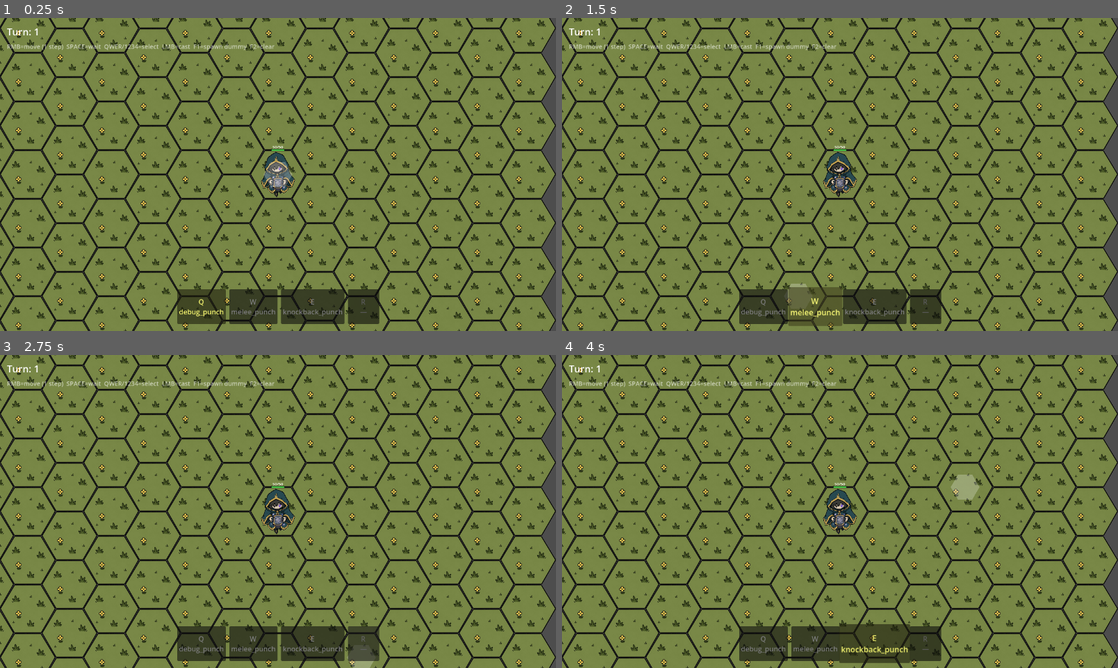
Above: before the commit, frames 1-4 (two rows, left to right).
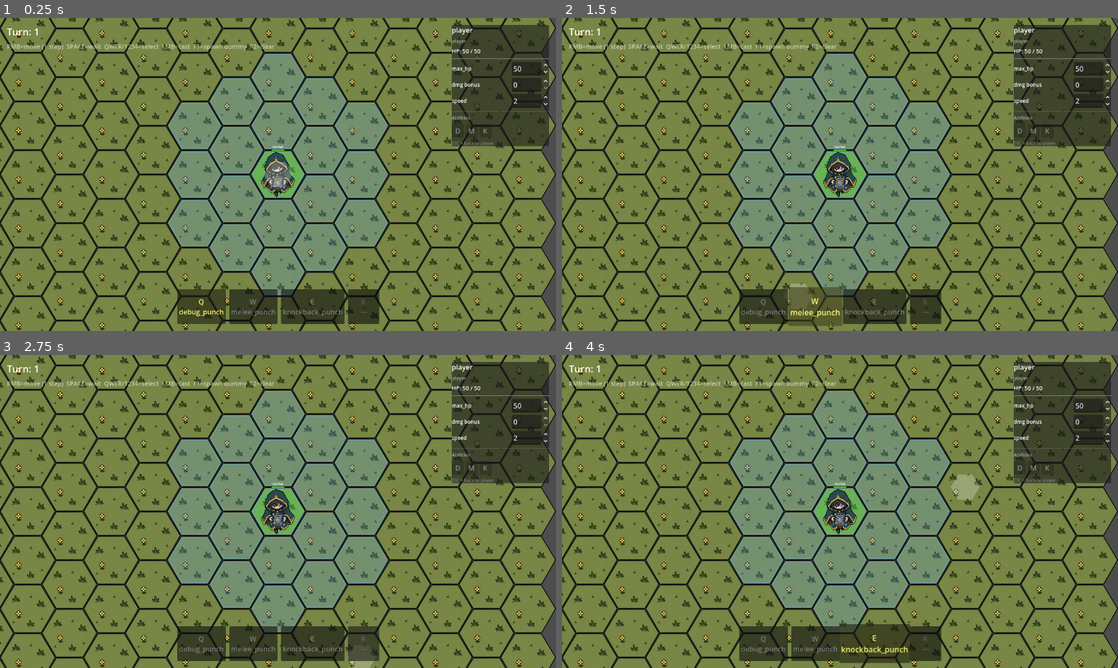
Above: after the commit, the same moments.

Repository: TortikP/GameJamProject
Game: Godot game, scene res://scenes/dev/godmode.tscn
Two runs of this game, one before a commit and one after it. Both use one fixed random seed, a clock stepped at 60 frames per second and the inputs below. This scene is started directly instead of the project's main scene.
Inputs (mouse positions are in pixels of both pictures, inside the frame that each line leads up to):
- Up to frame 1 (0.25 s): no input
- Up to frame 2 (1.5 s): click "Q debug_punch" at 0.5 s; click "W melee_punch" at 1.25 s
- Up to frame 3 (2.75 s): click "R —" at 2 s
- Up to frame 4 (4 s): click "E knockback_punch" at 2.75 s; tap Enter at 3.5 s; move the mouse to (962, 495) at 3.52 s; hold D (hex_move_bottom_right) from 3.53 s (still down); tap S (hex_move_bottom) at 3.6 s; click (962, 495) at 3.67 s

The runs differ from the first frame. In frame 1, 26% of the frame differs, in the area x 30-99%, y 2-89%; in frame 2, 26%; in frame 3, 26%; in frame 4, 26%.

Commit message:
feat(006): actors info window — inspector + move overlay + speed/damage_bonus
Core model:
- Actor: +speed (int=1), +damage_bonus (int=0), +get/set_abilities()
- DamageEffect.apply: max(0, amount + caster.damage_bonus) [KEEP IN SYNC]
- Ability.predicted_damage_to: same formula [KEEP IN SYNC]
- HexGrid.reachable_within(from, max_steps, occupied) — BFS

Mechanics:
- godmode_controller._request_move: speed-aware (path.size-1 <= player.speed)
- player.tscn: speed = 2 override

Presentation:
- move_range_overlay.gd: Polygon2D hex highlights for selected actor's reach
  (ally=blue, enemy=red, self=green accent)
- actor_inspector.gd + actor_inspector.tscn: PanelContainer TR
  - actor_id / team / HP label
  - SpinBox: max_hp [1-200], damage_bonus [0-50], speed [0-6]
  - Abilities row: pips (first letter) with tooltip (id + effect kind/amount)
  - ESC hint label

Wiring:
- godmode.tscn: MoveRangeOverlay under HexGrid, ActorInspector in HUD
- LMB new logic: cast if can_apply → else select hovered actor → else deselect
- ESC: deselect to player
- F2: deselect to player after clear
- manekin_view: set_abilities([attack_ability_id]) in _ready
- _seed_slots: player.set_abilities([filled slot ids])

Diff:
--- /dev/null
+++ b/scenes/dev/actor_inspector.tscn
@@ -0,0 +1,104 @@
+[gd_scene load_steps=2 format=3 uid="uid://actor_inspector_001"]
+
+[ext_resource type="Script" path="res://scripts/presentation/godmode/actor_inspector.gd" id="1_inspector"]
+
+[node name="ActorInspector" type="PanelContainer"]
+script = ExtResource("1_inspector")
+anchors_preset = 1
+anchor_left = 1.0
+anchor_top = 0.0
+anchor_right = 1.0
+anchor_bottom = 0.0
+offset_left = -240.0
+offset_top = 16.0
+offset_right = -16.0
+offset_bottom = 16.0
+grow_horizontal = 0
+grow_vertical = 1
+
+[node name="VBox" type="VBoxContainer" parent="."]
+layout_mode = 2
+theme_override_constants/separation = 6
+
+[node name="LabelId" type="Label" parent="VBox"]
+layout_mode = 2
+text = "—"
+theme_override_font_sizes/font_size = 16
+
+[node name="LabelTeam" type="Label" parent="VBox"]
+layout_mode = 2
+text = "team"
+theme_override_font_sizes/font_size = 11
+theme_override_colors/font_color = Color(0.65, 0.65, 0.65, 1)
+
+[node name="LabelHp" type="Label" parent="VBox"]
+layout_mode = 2
+text = "HP: — / —"
+theme_override_font_sizes/font_size = 13
+
+[node name="Separator" type="HSeparator" parent="VBox"]
+layout_mode = 2
+
+[node name="RowMaxHp" type="HBoxContainer" parent="VBox"]
+layout_mode = 2
+
+[node name="LabelMaxHp" type="Label" parent="VBox/RowMaxHp"]
+layout_mode = 2
+text = "max_hp"
+size_flags_horizontal = 3
+theme_override_font_sizes/font_size = 12
+
+[node name="SpinMaxHp" type="SpinBox" parent="VBox/RowMaxHp"]
+layout_mode = 2
+min_value = 1.0
+max_value = 200.0
+value = 100.0
+
+[node name="RowDamage" type="HBoxContainer" parent="VBox"]
+layout_mode = 2
+
+[node name="LabelDamage" type="Label" parent="VBox/RowDamage"]
+layout_mode = 2
+text = "dmg bonus"
+size_flags_horizontal = 3
+theme_override_font_sizes/font_size = 12
+
+[node name="SpinDamage" type="SpinBox" parent="VBox/RowDamage"]
+layout_mode = 2
+min_value = 0.0
+max_value = 50.0
+value = 0.0
+
+[node name="RowSpeed" type="HBoxContainer" parent="VBox"]
+layout_mode = 2
+
+[node name="LabelSpeed" type="Label" parent="VBox/RowSpeed"]
+layout_mode = 2
+text = "speed"
+size_flags_horizontal = 3
+theme_override_font_sizes/font_size = 12
+
+[node name="SpinSpeed" type="SpinBox" parent="VBox/RowSpeed"]
+layout_mode = 2
+min_value = 0.0
+max_value = 6.0
+value = 1.0
+
+[node name="Separator2" type="HSeparator" parent="VBox"]
+layout_mode = 2
+
+[node name="LabelAbilities" type="Label" parent="VBox"]
+layout_mode = 2
+text = "Abilities"
+theme_override_font_sizes/font_size = 11
+theme_override_colors/font_color = Color(0.65, 0.65, 0.65, 1)
+
+[node name="AbilitiesRow" type="HBoxContainer" parent="VBox"]
+layout_mode = 2
+theme_override_constants/separation = 4
+
+[node name="HintLabel" type="Label" parent="VBox"]
+layout_mode = 2
+text = "ESC = back to player"
+theme_override_font_sizes/font_size = 10
+theme_override_colors/font_color = Color(0.5, 0.5, 0.5, 1)
--- a/scenes/dev/godmode.tscn
+++ b/scenes/dev/godmode.tscn
@@ -7,6 +7,8 @@
 [ext_resource type="Script" path="res://scripts/presentation/slot_bar.gd" id="5_slotbar"]
 [ext_resource type="Script" path="res://scripts/presentation/hex_cursor.gd" id="6_hexcursor"]
 [ext_resource type="Script" path="res://scripts/presentation/godmode/godmode_camera.gd" id="7_camera"]
+[ext_resource type="Script" path="res://scripts/presentation/godmode/move_range_overlay.gd" id="8_overlay"]
+[ext_resource type="PackedScene" path="res://scenes/dev/actor_inspector.tscn" id="9_inspector"]
 
 [node name="Godmode" type="Node2D"]
 
@@ -25,6 +27,10 @@
 color = Color(1, 1, 1, 0.25)
 grid = NodePath("..")
 
+[node name="MoveRangeOverlay" type="Node2D" parent="HexGrid"]
+script = ExtResource("8_overlay")
+z_index = 2
+
 [node name="ActorRegistry" type="Node" parent="."]
 script = ExtResource("3_registry")
 
@@ -33,6 +39,8 @@
 grid = NodePath("../HexGrid")
 registry = NodePath("../ActorRegistry")
 slot_bar = NodePath("../HUD/SlotBar")
+inspector_path = NodePath("../HUD/ActorInspector")
+overlay_path = NodePath("../HexGrid/MoveRangeOverlay")
 
 [node name="HUD" type="CanvasLayer" parent="."]
 
@@ -68,3 +76,5 @@
 grow_horizontal = 2
 grow_vertical = 0
 alignment = 1
+
+[node name="ActorInspector" parent="HUD" instance=ExtResource("9_inspector")]
--- a/scenes/dev/player.tscn
+++ b/scenes/dev/player.tscn
@@ -9,6 +9,7 @@
 actor_id = &"player"
 max_hp = 50
 team = &"player"
+speed = 2
 
 [node name="Body" type="Sprite2D" parent="."]
 texture = ExtResource("2_sprite")
--- a/scripts/core/abilities/ability.gd
+++ b/scripts/core/abilities/ability.gd
@@ -31,9 +31,11 @@
 ## Best-effort damage forecast for hover-preview UI. Currently just reads
 ## DamageEffect.amount; returns 0 for non-damage effects. Modifiers can
 ## later expose a multiplier hook if needed (jam scope: skip).
-func predicted_damage_to(_caster: Actor, _target: Actor, _ctx: Dictionary) -> int:
+func predicted_damage_to(caster: Actor, _target: Actor, _ctx: Dictionary) -> int:
 	if effect is DamageEffect:
-		return (effect as DamageEffect).amount
+		# KEEP IN SYNC with DamageEffect.apply
+		var bonus: int = 0 if caster == null else caster.damage_bonus
+		return maxi(0, (effect as DamageEffect).amount + bonus)
 	return 0
 
 
--- a/scripts/core/abilities/effects/damage_effect.gd
+++ b/scripts/core/abilities/effects/damage_effect.gd
@@ -5,5 +5,7 @@
 @export var amount: int = 1
 
 
-func apply(_caster: Actor, target: Actor, _ctx: Dictionary) -> void:
-	target.take_damage(amount)
+func apply(caster: Actor, target: Actor, _ctx: Dictionary) -> void:
+	# KEEP IN SYNC with Ability.predicted_damage_to
+	var bonus: int = 0 if caster == null else caster.damage_bonus
+	target.take_damage(maxi(0, amount + bonus))
--- a/scripts/core/actors/actor.gd
+++ b/scripts/core/actors/actor.gd
@@ -20,9 +20,22 @@
 @export var actor_id: StringName = &""
 @export var max_hp: int = 100
 @export var team: StringName = &"neutral"   # &"player" / &"enemy" / &"neutral"
+@export var speed: int = 1                  # hex steps per turn (0 = immobile)
+@export var damage_bonus: int = 0           # flat bonus added to any DamageEffect cast by this actor
 
 var hp: int = 0
 var _dead: bool = false
+var _ability_ids: Array[StringName] = []
+
+
+## Returns ability ids available to this actor (set externally by controller or subclass).
+func get_abilities() -> Array[StringName]:
+	return _ability_ids
+
+
+## Called by controller/subclass to declare which abilities this actor has.
+func set_abilities(ids: Array[StringName]) -> void:
+	_ability_ids = ids
 
 
 func _ready() -> void:
--- a/scripts/core/arena/hex_grid.gd
+++ b/scripts/core/arena/hex_grid.gd
@@ -295,6 +295,33 @@
 	return Vector2i(_grid_width, _grid_height)
 
 
+## BFS: returns all coords reachable from `from` in at most `max_steps` walkable steps,
+## excluding `from` itself. `occupied` is an optional Array[Vector2i] of coords to treat
+## as blocked (other actors' positions). Pass [] to ignore occupancy.
+func reachable_within(from: Vector2i, max_steps: int, occupied: Array) -> Array[Vector2i]:
+	var result: Array[Vector2i] = []
+	if max_steps <= 0:
+		return result
+	var visited: Dictionary = { from: true }
+	var frontier: Array[Vector2i] = [from]
+	for _step in max_steps:
+		var next: Array[Vector2i] = []
+		for coord in frontier:
+			for nb in _get_walkable_neighbours(coord):
+				if visited.has(nb):
+					continue
+				if occupied.has(nb):
+					visited[nb] = true  # mark visited so we don't path through, but don't add to result
+					continue
+				visited[nb] = true
+				result.append(nb)
+				next.append(nb)
+		frontier = next
+		if frontier.is_empty():
+			break
+	return result
+
+
 # ── Overlay effects API ──────────────────────────────────────────────────────
 
 func add_overlay_effect(coord: Vector2i, effect_id: StringName) -> void:
--- /dev/null
+++ b/scripts/presentation/godmode/actor_inspector.gd
@@ -0,0 +1,179 @@
+extends PanelContainer
+## ActorInspector — right-side info panel showing the selected Actor's stats
+## and abilities. Stats are editable (SpinBox) for sandbox tuning.
+## Abilities are shown as labelled pips with tooltips.
+##
+## bind(actor)   — attach to a new actor (rebinds signals)
+## unbind()      — detach, hides panel
+## get_bound()   — returns current bound Actor (null if none)
+
+const GameLogger = preload("res://scripts/infrastructure/game_logger.gd")
+
+signal speed_changed(actor: Actor)   # emitted when inspector changes actor.speed
+
+var _actor: Actor = null
+
+# UI nodes — resolved in _ready, all must exist in actor_inspector.tscn
+@onready var _label_id: Label        = $VBox/LabelId
+@onready var _label_team: Label      = $VBox/LabelTeam
+@onready var _label_hp: Label        = $VBox/LabelHp
+@onready var _spin_max_hp: SpinBox   = $VBox/RowMaxHp/SpinMaxHp
+@onready var _spin_damage: SpinBox   = $VBox/RowDamage/SpinDamage
+@onready var _spin_speed: SpinBox    = $VBox/RowSpeed/SpinSpeed
+@onready var _abilities_row: HBoxContainer = $VBox/AbilitiesRow
+
+
+func _ready() -> void:
+	hide()
+	_setup_spinbox_ranges()
+
+
+func _setup_spinbox_ranges() -> void:
+	_spin_max_hp.min_value  = 1;   _spin_max_hp.max_value  = 200; _spin_max_hp.step  = 1
+	_spin_damage.min_value  = 0;   _spin_damage.max_value  = 50;  _spin_damage.step  = 1
+	_spin_speed.min_value   = 0;   _spin_speed.max_value   = 6;   _spin_speed.step   = 1
+	_spin_max_hp.rounded  = true
+	_spin_damage.rounded  = true
+	_spin_speed.rounded   = true
+
+
+func get_bound() -> Actor:
+	return _actor
+
+
+func bind(actor: Actor) -> void:
+	if _actor != null:
+		_disconnect_actor()
+	_actor = actor
+	if actor == null:
+		hide()
+		return
+
+	# Populate static fields
+	_label_id.text   = String(actor.actor_id)
+	_label_team.text = String(actor.team)
+
+	# SpinBox values — use set_value_no_signal to avoid triggering value_changed
+	_spin_max_hp.set_value_no_signal(actor.max_hp)
+	_spin_damage.set_value_no_signal(actor.damage_bonus)
+	_spin_speed.set_value_no_signal(actor.speed)
+
+	# Connect signals
+	actor.damaged.connect(_on_actor_damaged)
+	actor.died.connect(_on_actor_died, CONNECT_ONE_SHOT)
+	_spin_max_hp.value_changed.connect(_on_max_hp_changed)
+	_spin_damage.value_changed.connect(_on_damage_changed)
+	_spin_speed.value_changed.connect(_on_speed_changed)
+
+	_refresh_hp_label()
+	_rebuild_abilities()
+	show()
+
+
+func unbind() -> void:
+	if _actor != null:
+		_disconnect_actor()
+	_actor = null
+	hide()
+
+
+func _disconnect_actor() -> void:
+	if not is_instance_valid(_actor):
+		_actor = null
+		return
+	if _actor.damaged.is_connected(_on_actor_damaged):
+		_actor.damaged.disconnect(_on_actor_damaged)
+	# died was CONNECT_ONE_SHOT — auto-disconnects after fire, no manual needed
+	if _spin_max_hp.value_changed.is_connected(_on_max_hp_changed):
+		_spin_max_hp.value_changed.disconnect(_on_max_hp_changed)
+	if _spin_damage.value_changed.is_connected(_on_damage_changed):
+		_spin_damage.value_changed.disconnect(_on_damage_changed)
+	if _spin_speed.value_changed.is_connected(_on_speed_changed):
+		_spin_speed.value_changed.disconnect(_on_speed_changed)
+
+
+func _refresh_hp_label() -> void:
+	if _actor == null:
+		return
+	_label_hp.text = "HP: %d / %d" % [_actor.hp, _actor.max_hp]
+
+
+## Rebuild the abilities row from actor.get_abilities().
+func _rebuild_abilities() -> void:
+	# Clear previous pips
+	for child in _abilities_row.get_children():
+		child.queue_free()
+	if _actor == null:
+		return
+	var ids: Array[StringName] = _actor.get_abilities()
+	if ids.is_empty():
+		var none_lbl := Label.new()
+		none_lbl.text = "—"
+		none_lbl.add_theme_color_override("font_color", Color(0.5, 0.5, 0.5))
+		_abilities_row.add_child(none_lbl)
+		return
+	for id in ids:
+		var pip := _make_ability_pip(id)
+		_abilities_row.add_child(pip)
+
+
+func _make_ability_pip(ability_id: StringName) -> Button:
+	var btn := Button.new()
+	btn.text = String(ability_id).substr(0, 1).to_upper()
+	btn.disabled = true
+	btn.focus_mode = Control.FOCUS_NONE
+	btn.custom_minimum_size = Vector2(28, 28)
+	btn.tooltip_text = _build_tooltip(ability_id)
+	return btn
+
+
+func _build_tooltip(ability_id: StringName) -> String:
+	# Try to get the ability from AbilityDatabase for richer info
+	var ability: Ability = AbilityDatabase.get_ability(ability_id)
+	if ability == null:
+		return String(ability_id)
+	var lines: Array[String] = []
+	lines.append(String(ability_id))
+	if ability.effect != null:
+		if ability.effect is DamageEffect:
+			lines.append("Damage: %d" % (ability.effect as DamageEffect).amount)
+		else:
+			lines.append("Effect: %s" % ability.effect.get_class())
+	if ability.target != null:
+		lines.append("Target: %s" % ability.target.get_class())
+	return "\n".join(lines)
+
+
+# ── SpinBox handlers ──────────────────────────────────────────────────────────
+
+func _on_max_hp_changed(value: float) -> void:
+	if _actor == null:
+		return
+	_actor.max_hp = int(value)
+	_actor.hp     = mini(_actor.hp, _actor.max_hp)
+	_refresh_hp_label()
+
+
+func _on_damage_changed(value: float) -> void:
+	if _actor == null:
+		return
+	_actor.damage_bonus = int(value)
+
+
+func _on_speed_changed(value: float) -> void:
+	if _actor == null:
+		return
+	_actor.speed = int(value)
+	speed_changed.emit(_actor)
+
+
+# ── Actor signal handlers ─────────────────────────────────────────────────────
+
+func _on_actor_damaged(_id: StringName, _amount: int, _hp_left: int) -> void:
+	_refresh_hp_label()
+
+
+func _on_actor_died(_id: StringName) -> void:
+	# Controller listens to EventBus.actor_died and calls _deselect_to_player.
+	# We just hide here to avoid showing stale data if controller is slow.
+	hide()
--- a/scripts/presentation/godmode/godmode_controller.gd
+++ b/scripts/presentation/godmode/godmode_controller.gd
@@ -30,8 +30,13 @@
 @export var registry: ActorRegistry
 @export var player: Actor
 @export var slot_bar: NodePath  # path to HBoxContainer with slot_bar.gd
+@export var inspector_path: NodePath
+@export var overlay_path: NodePath
 
 var _slot_bar_node: Node
+var _inspector: Node      # ActorInspector
+var _overlay: Node        # MoveRangeOverlay
+var _selected: Actor      # currently inspected actor (default: player)
 var _next_manekin_idx: int = 1
 var _world_processing: bool = false  # true while AI takes its turn — locks player input
 
@@ -91,13 +96,31 @@
 	if _slot_bar_node != null and _slot_bar_node.has_signal("slot_activated"):
 		_slot_bar_node.slot_activated.connect(_on_slot_activated)
 
+	# Inspector + overlay — resolve
+	if not inspector_path.is_empty():
+		_inspector = get_node_or_null(inspector_path)
+	if _inspector == null:
+		_inspector = get_tree().root.find_child("ActorInspector", true, false)
+	if not overlay_path.is_empty():
+		_overlay = get_node_or_null(overlay_path)
+	if _overlay == null:
+		_overlay = grid.get_node_or_null("MoveRangeOverlay")
+	if _overlay != null and _overlay.has_method("setup"):
+		_overlay.setup(grid)
+	if _inspector != null and _inspector.has_signal("speed_changed"):
+		_inspector.speed_changed.connect(_on_inspector_speed_changed)
+
 	# Reset turn counter for this session
 	TurnManager.reset()
 	# Force HUD to show initial value — also deferred so TurnLabel has connected.
 	_emit_initial_turn.call_deferred()
 
+	# Default selection = player (deferred so player node is fully initialised)
+	_select_deferred.call_deferred()
+
 	# AI: enemies act each world turn
 	EventBus.world_turn_ended.connect(_on_world_turn_ended)
+	EventBus.actor_died.connect(_on_actor_died_for_selection)
 
 	GameLogger.info("Godmode", "ready. RMB=move, LMB/QWER/1234=select, LMB=cast, F1=spawn, F2=clear")
 
@@ -136,10 +159,49 @@
 	if knockback_punch != null:
 		_slot_bar_node.set_slot(2, knockback_punch)
 	_slot_bar_node.set_active(0)
+	# Sync player abilities for inspector display
+	var ids: Array[StringName] = []
+	for i in 4:
+		var ab: Ability = _slot_bar_node.get_slot(i) as Ability
+		if ab != null:
+			ids.append(ab.id)
+	player.set_abilities(ids)
 
 
 func _emit_initial_turn() -> void:
 	EventBus.world_turn_ended.emit(TurnManager.current())
+
+
+func _select_deferred() -> void:
+	_select(player)
+
+
+# ── Selection / Inspector / Overlay ──────────────────────────────────────────
+
+func _select(actor: Actor) -> void:
+	_selected = actor
+	if _inspector != null and _inspector.has_method("bind"):
+		_inspector.bind(actor)
+	_refresh_overlay()
+
+
+func _deselect_to_player() -> void:
+	_select(player)
+
+
+func _refresh_overlay() -> void:
+	if _overlay == null or _selected == null:
+		return
+	_overlay.show_for(_selected, registry)
+
+
+func _on_inspector_speed_changed(_actor: Actor) -> void:
+	_refresh_overlay()
+
+
+func _on_actor_died_for_selection(id: StringName) -> void:
+	if _selected != null and _selected.actor_id == id:
+		_deselect_to_player()
 
 
 # ── Input ────────────────────────────────────────────────────────────────────
@@ -189,6 +251,11 @@
 
 
 func _unhandled_input(event: InputEvent) -> void:
+	if event is InputEventKey and (event as InputEventKey).pressed:
+		if (event as InputEventKey).keycode == KEY_ESCAPE:
+			_deselect_to_player()
+			get_viewport().set_input_as_handled()
+			return
 	if event.is_action_pressed("godmode_spawn_dummy"):
 		_spawn_manekin()
 		get_viewport().set_input_as_handled()
@@ -244,21 +311,44 @@
 	if grid.get_actor_at(coord) != &"":
 		GameLogger.info("Godmode", "occupied: %s" % str(coord))
 		return
-	# Speed = 1: target must be an adjacent walkable hex. find_path returns
-	# [from, ..., to] inclusive — exactly 2 entries means single step.
+	if player.speed <= 0:
+		GameLogger.info("Godmode", "cannot move (speed=0)")
+		return
 	var path: Array = grid.find_path(from, coord)
-	if path.size() != 2:
-		GameLogger.info("Godmode", "too far (speed=1, distance=%d)" % maxi(path.size() - 1, 0))
+	var dist: int = path.size() - 1
+	if dist > player.speed:
+		GameLogger.info("Godmode", "too far (speed=%d, distance=%d)" % [player.speed, dist])
 		return
 	await grid.move_actor(PLAYER_ID, coord)
 	if grid.get_coord(PLAYER_ID) != from:
 		TurnManager.advance()
+		_refresh_overlay()
 
 
 func _request_cast_active() -> void:
 	if _slot_bar_node == null:
 		return
-	_cast_slot(_slot_bar_node.get_active())
+	var slot_index: int = _slot_bar_node.get_active()
+	var ability := _slot_bar_node.get_slot(slot_index) as Ability
+	var coord := grid.coord_under_mouse()
+	if coord == Vector2i(-1, -1):
+		return
+	var target_id: StringName = grid.get_actor_at(coord)
+	var ctx: Dictionary = {
+		"registry": registry,
+		"grid": grid,
+		"target_id": target_id,
+		"target_coord": coord,
+	}
+	# Priority: cast if possible, else select hovered actor, else deselect→player
+	if ability != null and ability.can_apply(player, ctx):
+		_cast_slot(slot_index)
+		return
+	var target_actor: Actor = registry.get_actor(target_id) if target_id != &"" else null
+	if target_actor != null:
+		_select(target_actor)
+	else:
+		_deselect_to_player()
 
 
 func _cast_slot(slot_index: int) -> void:
@@ -322,6 +412,7 @@
 	# without having to end their turn first. Re-plans ALL enemies because
 	# adding a new one can block existing pathing.
 	_replan_all_and_refresh()
+	_refresh_overlay()
 
 
 func _replan_all_and_refresh() -> void:
@@ -350,6 +441,7 @@
 	# tester keep playing after death without restarting the scene.
 	if player != null:
 		player.heal_to_full()
+	_deselect_to_player()
 	GameLogger.info("Godmode", "cleared %d manekins, player reset" % to_remove.size())
 
 
@@ -404,6 +496,7 @@
 	_world_processing = true
 	await _run_enemy_turn()
 	_world_processing = false
+	_refresh_overlay()
 
 
 func _run_enemy_turn() -> void:
--- a/scripts/presentation/godmode/manekin_view.gd
+++ b/scripts/presentation/godmode/manekin_view.gd
@@ -22,3 +22,7 @@
 	if max_hp <= 0:
 		max_hp = 20
 	super._ready()
+	# Declare abilities so ActorInspector can display them.
+	if attack_ability_id != &"":
+		var ids: Array[StringName] = [attack_ability_id]
+		set_abilities(ids)
--- /dev/null
+++ b/scripts/presentation/godmode/move_range_overlay.gd
@@ -0,0 +1,96 @@
+extends Node2D
+## MoveRangeOverlay — draws translucent hex highlights for all coords
+## reachable by the selected actor in one turn.
+##
+## Lives as a child of HexGrid in godmode.tscn. Rendered below actors (z_index 2).
+## Call show_for() whenever the selected actor or its speed changes.
+## Call clear() to hide all highlights.
+
+const RADIUS: float = 60.0       # must match godmode_terrain.tres hex size
+const COLOR_ALLY: Color  = Color(0.40, 0.70, 1.00, 0.22)
+const COLOR_ENEMY: Color = Color(1.00, 0.40, 0.40, 0.22)
+const COLOR_SELF: Color  = Color(0.30, 1.00, 0.45, 0.35)  # current hex of selected actor
+const COLOR_OUTLINE_ALLY:  Color = Color(0.40, 0.70, 1.00, 0.55)
+const COLOR_OUTLINE_ENEMY: Color = Color(1.00, 0.40, 0.40, 0.55)
+
+var _grid: Node = null  # HexGrid
+var _polys: Array[Node2D] = []
+
+
+func setup(grid: Node) -> void:
+	_grid = grid
+
+
+func clear() -> void:
+	for p in _polys:
+		if is_instance_valid(p):
+			p.queue_free()
+	_polys.clear()
+
+
+## Show reachable hexes for `actor`. `registry` is ActorRegistry — used to
+## build the occupied list so BFS doesn't route through other actors.
+func show_for(actor: Actor, registry: Node) -> void:
+	clear()
+	if _grid == null or actor == null:
+		return
+
+	var actor_coord: Vector2i = _grid.get_coord(actor.actor_id)
+	if actor_coord == Vector2i(-1, -1):
+		return
+
+	# Build occupied list: all actor positions except the selected one
+	var occupied: Array = []
+	if registry != null and registry.has_method("all"):
+		for a in registry.all():
+			if a is Actor and (a as Actor).actor_id != actor.actor_id:
+				var c: Vector2i = _grid.get_coord((a as Actor).actor_id)
+				if c != Vector2i(-1, -1):
+					occupied.append(c)
+
+	var reachable: Array[Vector2i] = _grid.reachable_within(actor_coord, actor.speed, occupied)
+
+	# Colour scheme based on team
+	var is_enemy: bool = actor.team == &"enemy"
+	var fill_col: Color = COLOR_ENEMY if is_enemy else COLOR_ALLY
+	var outline_col: Color = COLOR_OUTLINE_ENEMY if is_enemy else COLOR_OUTLINE_ALLY
+
+	# Draw self-hex (accent)
+	_add_hex(actor_coord, COLOR_SELF, outline_col)
+
+	# Draw reachable hexes
+	for coord in reachable:
+		_add_hex(coord, fill_col, outline_col)
+
+
+func _add_hex(coord: Vector2i, fill: Color, outline: Color) -> void:
+	var poly: Node2D = Node2D.new()
+	poly.position = _grid.tile_map_layer.map_to_local(coord)
+	poly.z_index = 2
+	# Store colors so _draw can access them via metadata
+	poly.set_meta("fill", fill)
+	poly.set_meta("outline", outline)
+	_grid.add_child(poly)
+	_polys.append(poly)
+	# Draw immediately via a draw-script attached inline.
+	# Simplest jam approach: use a child Polygon2D (no custom _draw needed).
+	var pts: PackedVector2Array = []
+	for i in 6:
+		var a: float = deg_to_rad(60.0 * i)
+		pts.append(Vector2(cos(a) * RADIUS, sin(a) * RADIUS))
+	var pgon := Polygon2D.new()
+	pgon.polygon = pts
+	pgon.color = fill
+	pgon.z_index = 2
+	poly.add_child(pgon)
+	# Outline via Line2D
+	var line := Line2D.new()
+	var line_pts := PackedVector2Array()
+	for p in pts:
+		line_pts.append(p)
+	line_pts.append(pts[0])  # close
+	line.points = line_pts
+	line.default_color = outline
+	line.width = 1.5
+	line.z_index = 2
+	poly.add_child(line)
Not shown: 1 places in scenes/dev/godmode.tscn that only renumber resources
Not shown, added: specs/006-actors-info-window/spec.md
Not shown, added: specs/006-actors-info-window/tasks.md
